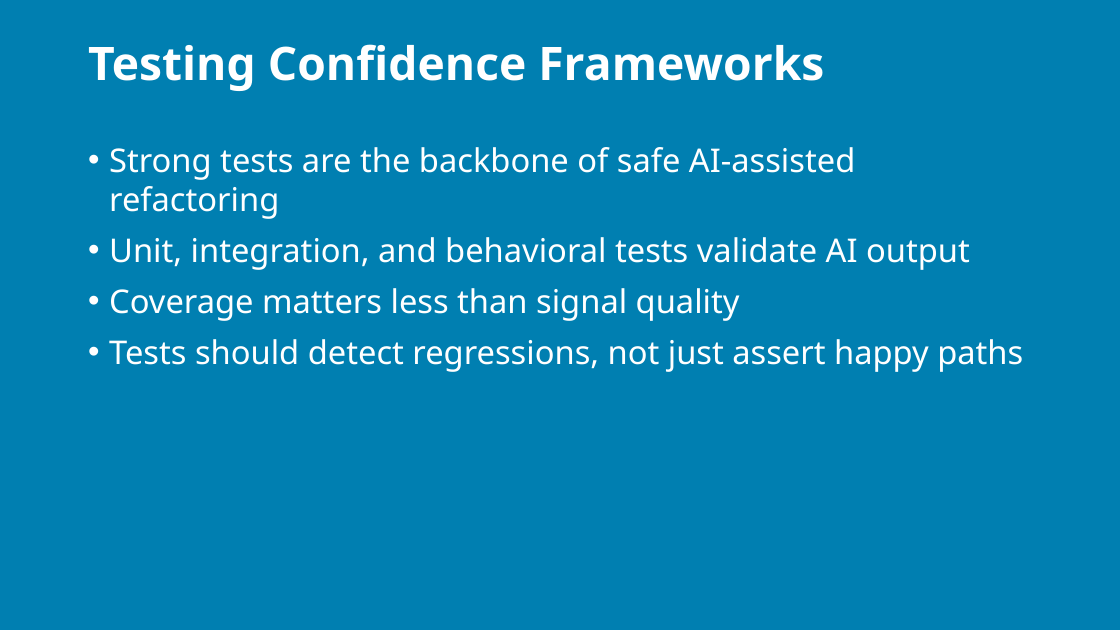
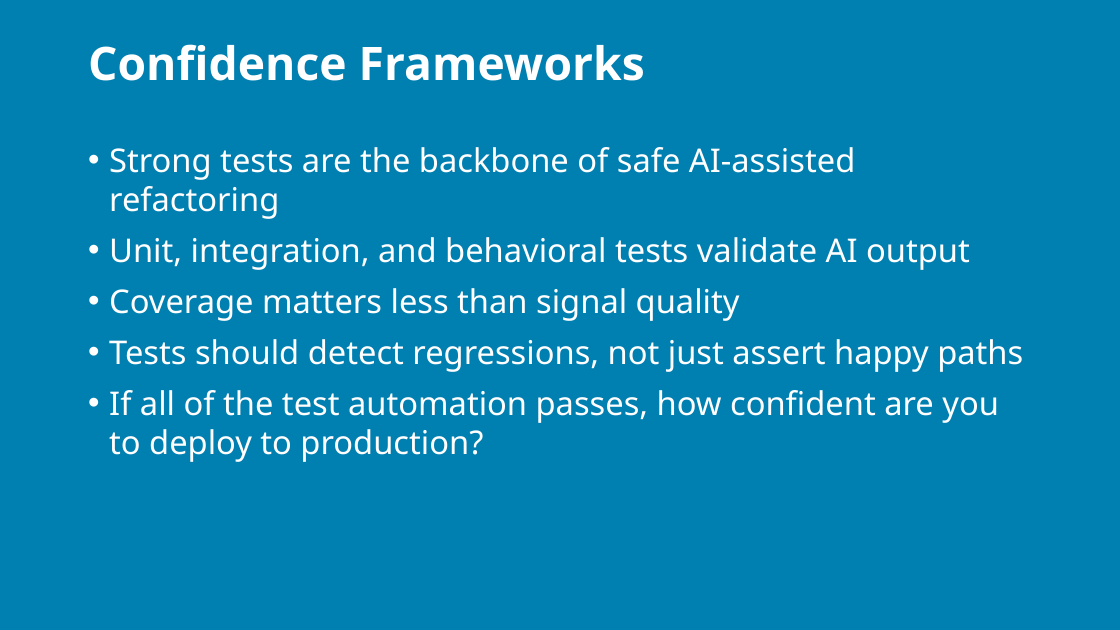
Before and after one commit to j0hnnymiller/AI-Assisted-Software-Development, a slide deck: slide 15 of Slides/AIABSD-2-day-brownfield.pptx. Drawn at 1120x630 pixels with LibreOffice and Linux fonts; fonts in the diff are those of the drawing; background and template pictures are left out. Boxes give left, top, right and bottom in pixels: in the first picture for what was removed or moved away, otherwise in the second. Text is boxed around its words. In the diff, an @@ line names an element or a change of style, - is before the commit and + after.

```diff
--- a/Slides/AIABSD-2-day-brownfield.pptx
+++ b/Slides/AIABSD-2-day-brownfield.pptx
@@ title at box(88, 44, 645, 81): text changed @@
-Testing Confidence Frameworks
+Confidence Frameworks
@@ text at box(109, 390, 999, 462): paragraph added @@
+• If all of the test automation passes, how confident are you to deploy to production?
```
Also in this commit, not shown: 13 other slides changed, 1 other file.
